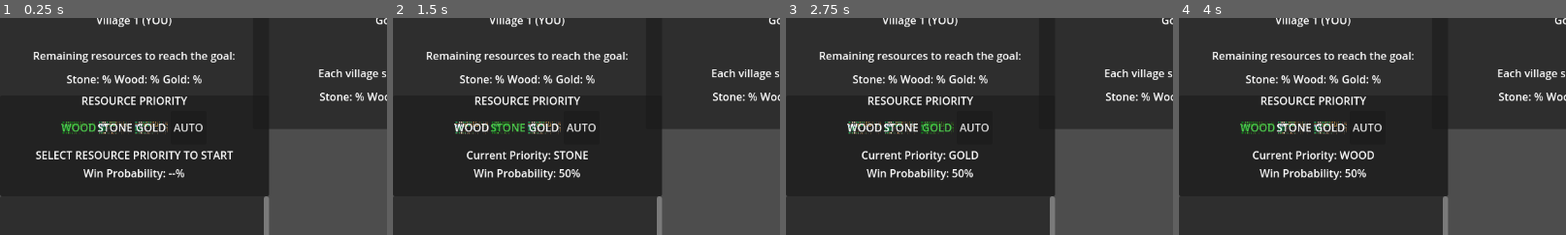
Above: before the commit, frames 1-4 (left to right).
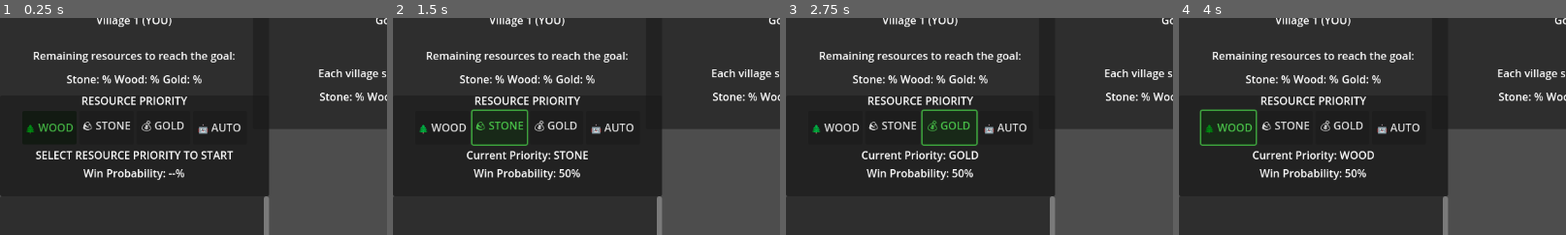
Above: after the commit, the same moments.

Repository: ApostolisSiampanis/intelligent-agents
Game: Godot game, scene res://scenes/map_generator.tscn
The game is run twice, just before and just after one commit, with the same random seed, the same clock (stepped at 60 frames per second) and the same inputs. This scene is started directly instead of the project's main scene.
Inputs:
- Up to frame 1 (0.25 s): no input
- Up to frame 2 (1.5 s): click "WOOD" (after the commit: "🌲 WOOD") at 0.5 s; click "STONE" (after the commit: "🪨 STONE") at 1.25 s
- Up to frame 3 (2.75 s): click "GOLD" (after the commit: "💰 GOLD") at 2 s
- Up to frame 4 (4 s): click "AUTO" (after the commit: "🤖 AUTO") at 2.75 s; click "WOOD" (after the commit: "🌲 WOOD") at 3.5 s
The pictures show only the part of the screen within x 0-50%, y 5-55%; the shares and areas given below are measured in that part.

The runs differ from the first frame. In frame 1, 1.7% of the frame differs, in the area x 6-63%, y 47-54%; in frame 2, 2.1%; in frame 3, 2.1%; in frame 4, 2.1%, in the area x 5-63%, y 41-59%.
Error in both runs: Out of bounds get index '-1' (on base: 'Array') (res://scripts/map_generator.gd:142)

Commit message:
feat: Implement agent positioning fix to resolve stacking issue with random offsets feat: Add debug logging functionality to track game events and priority changes fix: Enhance priority change detection for agents to respond to user selections docs: Update README and logging guide for clarity on log file usage and structure style: Modify UI elements for resource priority buttons for better visibility

Diff:
--- a/project.godot
+++ b/project.godot
@@ -12,12 +12,13 @@
 
 config/name="Intelligent-agents"
 run/main_scene="res://scenes/input_screen.tscn"
-config/features=PackedStringArray("4.2", "GL Compatibility")
+config/features=PackedStringArray("4.5", "GL Compatibility")
 config/icon="res://icon.svg"
 
 [autoload]
 
 Common="*res://scripts/common.gd"
+DebugLogger="*res://scripts/debug_logger.gd"
 
 [display]
 
@@ -37,26 +38,26 @@
 
 camera_move_up={
 "deadzone": 0.5,
-"events": [Object(InputEventKey,"resource_local_to_scene":fa …(172 unchanged characters)… eycode":87,"key_label":0,"unicode":119,"echo":false,"script":null)
-, Object(InputEventKey,"resource_local_to_scene":false,"reso …(166 unchanged characters)… ode":4194320,"key_label":0,"unicode":0,"echo":false,"script":null)
+"events": [Object(InputEventKey,"resource_local_to_scene":fa …(172 unchanged characters)… eycode":87,"key_label":0,"unicode":119,"location":0,"echo":false,"script":null)
+, Object(InputEventKey,"resource_local_to_scene":false,"reso …(166 unchanged characters)… ode":4194320,"key_label":0,"unicode":0,"location":0,"echo":false,"script":null)
 ]
 }
 camera_move_down={
 "deadzone": 0.5,
-"events": [Object(InputEventKey,"resource_local_to_scene":fa …(172 unchanged characters)… eycode":83,"key_label":0,"unicode":115,"echo":false,"script":null)
-, Object(InputEventKey,"resource_local_to_scene":false,"reso …(166 unchanged characters)… ode":4194322,"key_label":0,"unicode":0,"echo":false,"script":null)
+"events": [Object(InputEventKey,"resource_local_to_scene":fa …(172 unchanged characters)… eycode":83,"key_label":0,"unicode":115,"location":0,"echo":false,"script":null)
+, Object(InputEventKey,"resource_local_to_scene":false,"reso …(166 unchanged characters)… ode":4194322,"key_label":0,"unicode":0,"location":0,"echo":false,"script":null)
 ]
 }
 camera_move_left={
 "deadzone": 0.5,
-"events": [Object(InputEventKey,"resource_local_to_scene":fa …(171 unchanged characters)… keycode":65,"key_label":0,"unicode":97,"echo":false,"script":null)
-, Object(InputEventKey,"resource_local_to_scene":false,"reso …(166 unchanged characters)… ode":4194319,"key_label":0,"unicode":0,"echo":false,"script":null)
+"events": [Object(InputEventKey,"resource_local_to_scene":fa …(171 unchanged characters)… keycode":65,"key_label":0,"unicode":97,"location":0,"echo":false,"script":null)
+, Object(InputEventKey,"resource_local_to_scene":false,"reso …(166 unchanged characters)… ode":4194319,"key_label":0,"unicode":0,"location":0,"echo":false,"script":null)
 ]
 }
 camera_move_right={
 "deadzone": 0.5,
-"events": [Object(InputEventKey,"resource_local_to_scene":fa …(172 unchanged characters)… eycode":68,"key_label":0,"unicode":100,"echo":false,"script":null)
-, Object(InputEventKey,"resource_local_to_scene":false,"reso …(166 unchanged characters)… ode":4194321,"key_label":0,"unicode":0,"echo":false,"script":null)
+"events": [Object(InputEventKey,"resource_local_to_scene":fa …(172 unchanged characters)… eycode":68,"key_label":0,"unicode":100,"location":0,"echo":false,"script":null)
+, Object(InputEventKey,"resource_local_to_scene":false,"reso …(166 unchanged characters)… ode":4194321,"key_label":0,"unicode":0,"location":0,"echo":false,"script":null)
 ]
 }
 camera_zoom_in={
--- a/scenes/map_generator.tscn
+++ b/scenes/map_generator.tscn
@@ -161,74 +161,29 @@
 layout_mode = 2
 alignment = 1
 
-[node name="ButtonWood" type="TextureButton" parent="UILayer/VBoxContainerVillage1AgentsList/PanelVillage1Status/VBoxContainer/ResourcePriorityPanel/VBoxContainer/HBoxContainerButtons"]
-custom_minimum_size = Vector2(50, 50)
+[node name="ButtonWood" type="Button" parent="UILayer/VBoxContainerVillage1AgentsList/PanelVillage1Status/VBoxContainer/ResourcePriorityPanel/VBoxContainer/HBoxContainerButtons"]
+custom_minimum_size = Vector2(80, 50)
 layout_mode = 2
 tooltip_text = "Prioritize Wood"
-texture_normal = ExtResource("1_qqf7x")
-texture_pressed = ExtResource("1_qqf7x")
-texture_hover = ExtResource("1_qqf7x")
-ignore_texture_size = true
-stretch_mode = 5
-
-[node name="Label" type="Label" parent="UILayer/VBoxContainerVillage1AgentsList/PanelVillage1Status/VBoxContainer/ResourcePriorityPanel/VBoxContainer/HBoxContainerButtons/ButtonWood"]
-layout_mode = 1
-anchors_preset = 15
-anchor_right = 1.0
-anchor_bottom = 1.0
-grow_horizontal = 2
-grow_vertical = 2
-text = "WOOD"
-horizontal_alignment = 1
-vertical_alignment = 1
-
-[node name="ButtonStone" type="TextureButton" parent="UILayer/VBoxContainerVillage1AgentsList/PanelVillage1Status/VBoxContainer/ResourcePriorityPanel/VBoxContainer/HBoxContainerButtons"]
-custom_minimum_size = Vector2(50, 50)
+text = "🌲 WOOD"
+
+[node name="ButtonStone" type="Button" parent="UILayer/VBoxContainerVillage1AgentsList/PanelVillage1Status/VBoxContainer/ResourcePriorityPanel/VBoxContainer/HBoxContainerButtons"]
+custom_minimum_size = Vector2(80, 50)
 layout_mode = 2
 tooltip_text = "Prioritize Stone"
-texture_normal = ExtResource("1_qqf7x")
-texture_pressed = ExtResource("1_qqf7x")
-texture_hover = ExtResource("1_qqf7x")
-ignore_texture_size = true
-stretch_mode = 5
-
-[node name="Label" type="Label" parent="UILayer/VBoxContainerVillage1AgentsList/PanelVillage1Status/VBoxContainer/ResourcePriorityPanel/VBoxContainer/HBoxContainerButtons/ButtonStone"]
-layout_mode = 1
-anchors_preset = 15
-anchor_right = 1.0
-anchor_bottom = 1.0
-grow_horizontal = 2
-grow_vertical = 2
-text = "STONE"
-horizontal_alignment = 1
-vertical_alignment = 1
-
-[node name="ButtonGold" type="TextureButton" parent="UILayer/VBoxContainerVillage1AgentsList/PanelVillage1Status/VBoxContainer/ResourcePriorityPanel/VBoxContainer/HBoxContainerButtons"]
-custom_minimum_size = Vector2(50, 50)
+text = "🪨 STONE"
+
+[node name="ButtonGold" type="Button" parent="UILayer/VBoxContainerVillage1AgentsList/PanelVillage1Status/VBoxContainer/ResourcePriorityPanel/VBoxContainer/HBoxContainerButtons"]
+custom_minimum_size = Vector2(80, 50)
 layout_mode = 2
 tooltip_text = "Prioritize Gold"
-texture_normal = ExtResource("1_qqf7x")
-texture_pressed = ExtResource("1_qqf7x")
-texture_hover = ExtResource("1_qqf7x")
-ignore_texture_size = true
-stretch_mode = 5
-
-[node name="Label" type="Label" parent="UILayer/VBoxContainerVillage1AgentsList/PanelVillage1Status/VBoxContainer/ResourcePriorityPanel/VBoxContainer/HBoxContainerButtons/ButtonGold"]
-layout_mode = 1
-anchors_preset = 15
-anchor_right = 1.0
-anchor_bottom = 1.0
-grow_horizontal = 2
-grow_vertical = 2
-text = "GOLD"
-horizontal_alignment = 1
-vertical_alignment = 1
+text = "💰 GOLD"
 
 [node name="ButtonAuto" type="Button" parent="UILayer/VBoxContainerVillage1AgentsList/PanelVillage1Status/VBoxContainer/ResourcePriorityPanel/VBoxContainer/HBoxContainerButtons"]
-custom_minimum_size = Vector2(50, 50)
+custom_minimum_size = Vector2(80, 50)
 layout_mode = 2
 tooltip_text = "Auto Mode - AI decides priority"
-text = "AUTO"
+text = "🤖 AUTO"
 
 [node name="LabelCurrentPriority" type="Label" parent="UILayer/VBoxContainerVillage1AgentsList/PanelVillage1Status/VBoxContainer/ResourcePriorityPanel/VBoxContainer"]
 layout_mode = 2
--- a/scripts/agent.gd
+++ b/scripts/agent.gd
@@ -109,6 +109,7 @@
 var visited = []
 
 var spawn_tile_type: Common.TileType
+var last_known_priority: Village.ResourceType = Village.ResourceType.WOOD  # Track priority changes
 
 func _on_ready():
 	"""
@@ -132,8 +133,12 @@
 	# Initialize not_visited tiles
 	not_visited.append(current_tile_pos)
 
-	current_state = State.DECIDING
-	choose_search_algorithm()
+	# If this is a user-controlled village, wait for priority selection
+	if village != null and village.control_mode == Village.ControlMode.USER_CONTROLLED:
+		current_state = State.IDLE
+	else:
+		current_state = State.DECIDING
+		choose_search_algorithm()
 
 func _physics_process(delta):
 	"""
@@ -141,8 +146,29 @@
 	"""
 	# If this is a user-controlled village agent and no priority is selected yet, stay idle
 	if village != null and village.control_mode == Village.ControlMode.USER_CONTROLLED and not village.is_priority_selected:
+		if current_state != State.IDLE:
+			DebugLogger.write_log("[AGENT " + str(id) + "] Waiting for priority selection, setting to IDLE")
 		current_state = State.IDLE
 		return
+
+	# If we were idle and now priority is selected, switch to deciding state
+	if current_state == State.IDLE and village != null and village.is_priority_selected:
+		DebugLogger.write_log("[AGENT " + str(id) + "] Priority selected! Transitioning from IDLE to DECIDING")
+		last_known_priority = village.user_selected_resource  # Track initial priority
+		current_state = State.DECIDING
+		choose_search_algorithm()
+
+	# Check if user changed priority while agent is active (not idle, not carrying resources)
+	if village != null and village.control_mode == Village.ControlMode.USER_CONTROLLED and village.is_priority_selected:
+		if current_state != State.IDLE and current_carrying_resource == null:
+			var current_priority = village.user_selected_resource
+			if current_priority != last_known_priority:
+				DebugLogger.write_log("[AGENT " + str(id) + "] Priority changed from " + str(Village.ResourceType.find_key(last_known_priority)) + " to " + str(Village.ResourceType.find_key(current_priority)) + " - Reassigning goal")
+				last_known_priority = current_priority
+				# Force goal reassignment
+				game_manager.assign_resource_goal(self)
+				current_state = State.DECIDING
+				choose_search_algorithm()
 
 	if current_state == State.IDLE || current_state == State.REFILLING: return
 	match current_state:
--- /dev/null
+++ b/scripts/debug_logger.gd
@@ -0,0 +1,47 @@
+extends Node
+
+# Debug Logger - Saves all debug output to a file
+# Singleton that can be accessed from anywhere in the game
+
+var log_file: FileAccess
+var log_path: String
+
+func _ready():
+	# Create logs directory if it doesn't exist
+	var dir = DirAccess.open("res://")
+	if not dir.dir_exists("logs"):
+		dir.make_dir("logs")
+
+	# Create log file with timestamp
+	var timestamp = Time.get_datetime_string_from_system().replace(":", "-")
+	log_path = "res://logs/game_log_%s.txt" % timestamp
+
+	log_file = FileAccess.open(log_path, FileAccess.WRITE)
+
+	if log_file:
+		write_log("=".repeat(80))
+		write_log("DEBUG LOG STARTED - %s" % Time.get_datetime_string_from_system())
+		write_log("=".repeat(80))
+	else:
+		push_error("Failed to create log file at: " + log_path)
+
+func write_log(message: String):
+	"""
+		Logs a message to both console and file.
+	"""
+	print(message)  # Print to console
+
+	if log_file:
+		var time = Time.get_time_string_from_system()
+		log_file.store_line("[%s] %s" % [time, message])
+		log_file.flush()  # Ensure it's written immediately
+
+func _exit_tree():
+	"""
+		Close the log file when the game exits.
+	"""
+	if log_file:
+		write_log("=".repeat(80))
+		write_log("DEBUG LOG ENDED - %s" % Time.get_datetime_string_from_system())
+		write_log("=".repeat(80))
+		log_file.close()
--- a/scripts/game_manager.gd
+++ b/scripts/game_manager.gd
@@ -348,10 +348,25 @@
 	"""
 		Sets the resource priority for Village 1.
 		Called from the UI when user selects a resource.
-	"""
+		Resumes the game after initial selection.
+	"""
+	DebugLogger.write_log("[GAME MANAGER] set_village_1_priority called - Type: " + str(Village.ResourceType.find_key(resource_type)) + " Auto: " + str(auto_mode))
+
 	if village_1 != null:
+		DebugLogger.write_log("[GAME MANAGER] Village 1 found, calling set_user_resource_priority")
 		village_1.set_user_resource_priority(resource_type, auto_mode)
 		village_1_priority_changed.emit(resource_type, auto_mode)
+
+		DebugLogger.write_log("[GAME MANAGER] Village 1 state - is_priority_selected: " + str(village_1.is_priority_selected))
+		DebugLogger.write_log("[GAME MANAGER] Village 1 state - control_mode: " + str(village_1.control_mode))
+		DebugLogger.write_log("[GAME MANAGER] Village 1 state - user_selected_resource: " + str(Village.ResourceType.find_key(village_1.user_selected_resource)))
+
+		# Resume game after initial selection
+		if Engine.time_scale == 0:
+			DebugLogger.write_log("[GAME MANAGER] Resuming game (Engine.time_scale = 1.0)")
+			Engine.time_scale = 1.0
+	else:
+		DebugLogger.write_log("[GAME MANAGER] ERROR: village_1 is null!")
 
 func check_resource_availability(resource_type: Village.ResourceType) -> bool:
 	"""
--- a/scripts/map_generator.gd
+++ b/scripts/map_generator.gd
@@ -187,7 +187,20 @@
 		Initializes and positions an agent at the village with a reference to the tile map and timer.
 	"""
 	agent.id = agent_id
-	agent.position = map_to_local(Vector2(village_coords.x, village_coords.y))
+	var tile_pos = Vector2(village_coords.x, village_coords.y)
+	var world_pos = map_to_local(tile_pos)
+
+	# Add small random offset to prevent agents stacking on exact same position
+	var offset_range = 20.0  # Pixels
+	var random_offset = Vector2(
+		randf_range(-offset_range, offset_range),
+		randf_range(-offset_range, offset_range)
+	)
+	world_pos += random_offset
+
+	DebugLogger.write_log("[MAP_GEN] Creating agent " + str(agent_id) + " (village " + str(agent_idx) + ") at tile " + str(tile_pos) + " -> world " + str(world_pos) + " (offset: " + str(random_offset) + ")")
+
+	agent.position = world_pos
 	agent.tile_map = self
 	agent.get_child(agent_idx).visible = true
 	agent.timer = timer
--- a/scripts/resource_priority_panel.gd
+++ b/scripts/resource_priority_panel.gd
@@ -22,6 +22,15 @@
 var color_auto_selected = Color(0.2, 0.6, 1.0, 1)  # Blue
 
 func _ready():
+	# Verify all nodes are loaded
+	if button_wood == null or button_stone == null or button_gold == null or button_auto == null:
+		push_error("Resource priority panel buttons not found!")
+		return
+
+	if label_current_priority == null or label_win_probability == null or label_warning == null:
+		push_error("Resource priority panel labels not found!")
+		return
+
 	# Connect button signals
 	button_wood.pressed.connect(_on_button_wood_pressed)
 	button_stone.pressed.connect(_on_button_stone_pressed)
@@ -35,6 +44,10 @@
 	label_win_probability.text = "Win Probability: --%"
 
 func _process(_delta):
+	# Safety check for labels
+	if label_win_probability == null or label_current_priority == null:
+		return
+
 	# Update winning probability every frame
 	if game_manager != null and has_made_initial_selection:
 		var probability = game_manager.calculate_winning_probability()
@@ -47,18 +60,22 @@
 			label_current_priority.text = "Current Priority: %s (AUTO)" % resource_name
 
 func _on_button_wood_pressed():
+	DebugLogger.write_log("[PRIORITY PANEL] Wood button pressed")
 	select_resource(Village.ResourceType.WOOD, false)
 	label_warning.text = ""
 
 func _on_button_stone_pressed():
+	DebugLogger.write_log("[PRIORITY PANEL] Stone button pressed")
 	select_resource(Village.ResourceType.STONE, false)
 	label_warning.text = ""
 
 func _on_button_gold_pressed():
+	DebugLogger.write_log("[PRIORITY PANEL] Gold button pressed")
 	select_resource(Village.ResourceType.GOLD, false)
 	label_warning.text = ""
 
 func _on_button_auto_pressed():
+	DebugLogger.write_log("[PRIORITY PANEL] Auto button pressed")
 	select_resource(Village.ResourceType.WOOD, true)  # Default, will be overridden
 	label_warning.text = ""
 
@@ -67,16 +84,25 @@
 		Called when user selects a resource priority.
 		Updates the game manager and visual feedback.
 	"""
+	DebugLogger.write_log("[PRIORITY PANEL] select_resource called - Type: " + str(Village.ResourceType.find_key(resource_type)) + " Auto: " + str(auto))
+
 	current_selection = resource_type
 	is_auto_mode = auto
 	has_made_initial_selection = true
 
 	# Update game manager
 	if game_manager != null:
+		DebugLogger.write_log("[PRIORITY PANEL] Game manager found, calling set_village_1_priority")
 		game_manager.set_village_1_priority(resource_type, auto)
+	else:
+		DebugLogger.write_log("[PRIORITY PANEL] ERROR: game_manager is null!")
 
 	# Update visual feedback
 	update_button_states()
+
+	# Safety check for label
+	if label_current_priority == null:
+		return
 
 	if auto:
 		label_current_priority.text = "Current Priority: AUTO MODE"
@@ -86,8 +112,12 @@
 
 func update_button_states():
 	"""
-		Updates button visual states based on current selection.
+		Updates visual state of all buttons based on current selection.
 	"""
+	# Safety check for buttons
+	if button_wood == null or button_stone == null or button_gold == null or button_auto == null:
+		return
+
 	# Reset all buttons to normal
 	button_wood.modulate = color_normal
 	button_stone.modulate = color_normal
@@ -110,12 +140,16 @@
 	"""
 		Shows a warning when the selected resource is depleted.
 	"""
+	# Safety check for label
+	if label_warning == null:
+		return
+
 	var resource_name = Village.ResourceType.find_key(resource_type)
 	label_warning.text = "WARNING: %s resources depleted!\nAgents will search for more." % resource_name
 
 	# Auto-hide warning after 5 seconds
 	await get_tree().create_timer(5.0).timeout
-	if label_warning.text.contains(resource_name):
+	if label_warning != null and label_warning.text.contains(resource_name):
 		label_warning.text = ""
 
 func pause_game_for_selection():
@@ -124,7 +158,9 @@
 	"""
 	if not has_made_initial_selection:
 		Engine.time_scale = 0
-		label_current_priority.text = "⚠ SELECT RESOURCE PRIORITY TO START ⚠"
+		# Safety check for label
+		if label_current_priority != null:
+			label_current_priority.text = "⚠ SELECT RESOURCE PRIORITY TO START ⚠"
 
 func resume_game_after_selection():
 	"""
--- a/scripts/village.gd
+++ b/scripts/village.gd
@@ -191,9 +191,11 @@
 		Sets the resource priority for user-controlled village.
 		Called when user selects a resource button in the UI.
 	"""
+	DebugLogger.write_log("[VILLAGE] set_user_resource_priority called - Resource: " + str(ResourceType.find_key(resource)) + " Auto: " + str(auto_mode))
 	user_selected_resource = resource
 	is_auto_mode = auto_mode
 	is_priority_selected = true
+	DebugLogger.write_log("[VILLAGE] Updated state - is_priority_selected: " + str(is_priority_selected) + " control_mode: " + str(control_mode))
 
 func get_current_priority_resource() -> ResourceType:
 	"""
Not shown, added: docs/AGENT_POSITIONING_FIX.md
Not shown, added: docs/DEBUG_LOGGING_GUIDE.md
Not shown, added: docs/PRIORITY_CHANGE_FIX.md
Not shown, added: logs/.gitignore
Not shown, added: logs/README.md
